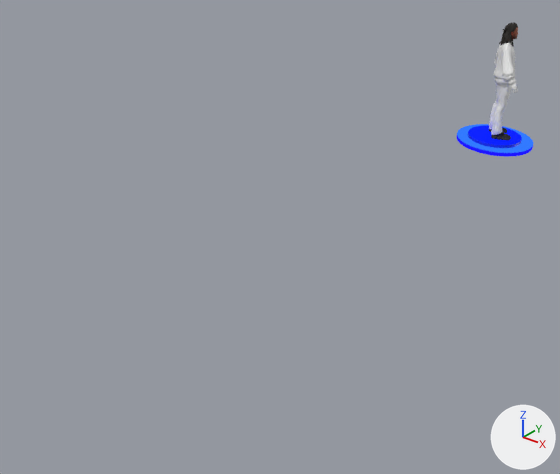
An edit to the glTF model files/blender/me.glb, drawn before and after from the same camera.
Camera for both pictures: a 50 mm lens placed at (33.8, -77.2, 24.1), pointed at (0.1, -35.1, -2.0). Arrows for +X, +Y and +Z are at lower right; the lights stay in place. The older version comes first.

The scene before the commit, as lines of its bpy script (objects in view):
```python
me_geometry_0 = bpy.data.meshes.new('geometry_0')
me_geometry_0.from_pydata(...)  # 130 vertices, 256 faces; spans x 1.07..8.45, y -11.13..-3.55, z -0.92..-0.1
# faces by material slot: [128, 128]
me_geometry_0.materials.append(mat_material_002)  # black #000000, glowing blue #3078ff
me_geometry_0.materials.append(mat_material_003)  # black #000000, glowing blue #1e16ff
me_geometry_1 = bpy.data.meshes.new('geometry_1')
me_geometry_1.from_pydata(...)  # 130 vertices, 256 faces; spans x 2.14..7.31, y -9.99..-4.69, z -0.53..0.1
# faces by material slot: [128, 128]
me_geometry_1.materials.append(mat_material_001)  # black #000000, glowing blue #071dff
me_geometry_1.materials.append(mat_material_005)  # blue #132de7
me_renderer_outfit_top = bpy.data.meshes.new('Renderer_Outfit_Top')
me_renderer_outfit_top.from_pydata(...)  # 2367 vertices, 4654 faces; spans x 2.91..6.84, y -9.66..-4.33, z 5.19..9.2
me_renderer_outfit_top.materials.append(mat_material_outfit_top)  # its picture is missing
ob_base = bpy.data.objects.new('Base', me_geometry_0)
ob_base.location = (0.0, 0.0, 0.0)
ob_innerring = bpy.data.objects.new('InnerRing', me_geometry_1)
ob_innerring.location = (0.0, 0.0, 0.0)
ob_renderer_outfit_top_002 = bpy.data.objects.new('Renderer_Outfit_Top.002', me_renderer_outfit_top)
ob_renderer_outfit_top_002.location = (0.0, 0.0, 0.0)
# also in view: 'Renderer_Outfit_Bottom.002' at (4.7, -7.2, 3.2)
```
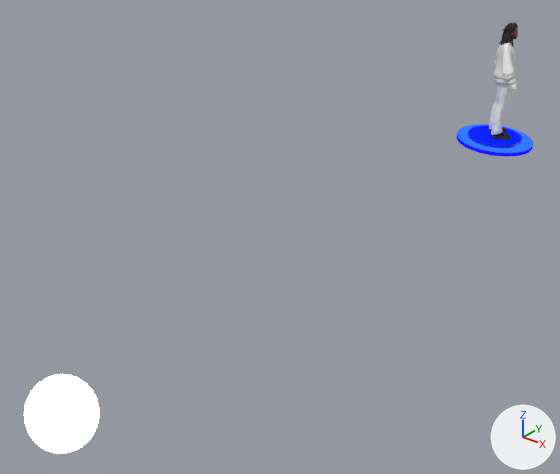
Commit message: Ajout du soleil

The change, as a diff of the scene's bpy script:
```diff
--- a/files/blender/me.glb.py
+++ b/files/blender/me.glb.py
@@ mat_material_004 @@
+mat_material_004 = principled_material('Material.004')
+mat_material_004.base_color = (0.0, 0.0, 0.0)  # black #000000
+mat_material_004.metallic = 1.0
+mat_material_004.roughness = 1.0
+mat_material_004.emission_color = (1.0, 0.956, 0.61)  # beige #fffacd
+mat_material_004.emission_strength = 5.0
@@ me_sphere @@
+me_sphere.from_pydata(...)  # a UV sphere (32 segments, 16 rings, poles along z) spanning x -2.47..2.02, y -58.14..-53.76, z -8.62..-3.71
+me_sphere.materials.append(mat_material_004)  # black #000000, glowing beige #fffacd
@@ ob_soleil @@
+ob_soleil = bpy.data.objects.new('Soleil', me_sphere)
+ob_soleil.location = (0.0, 0.0, 0.0)
```

Changed parts and their boxes [x1, y1, x2, y2] in the pictures (560 x 474 px):
'Soleil', added: after [24, 374, 99, 454]
